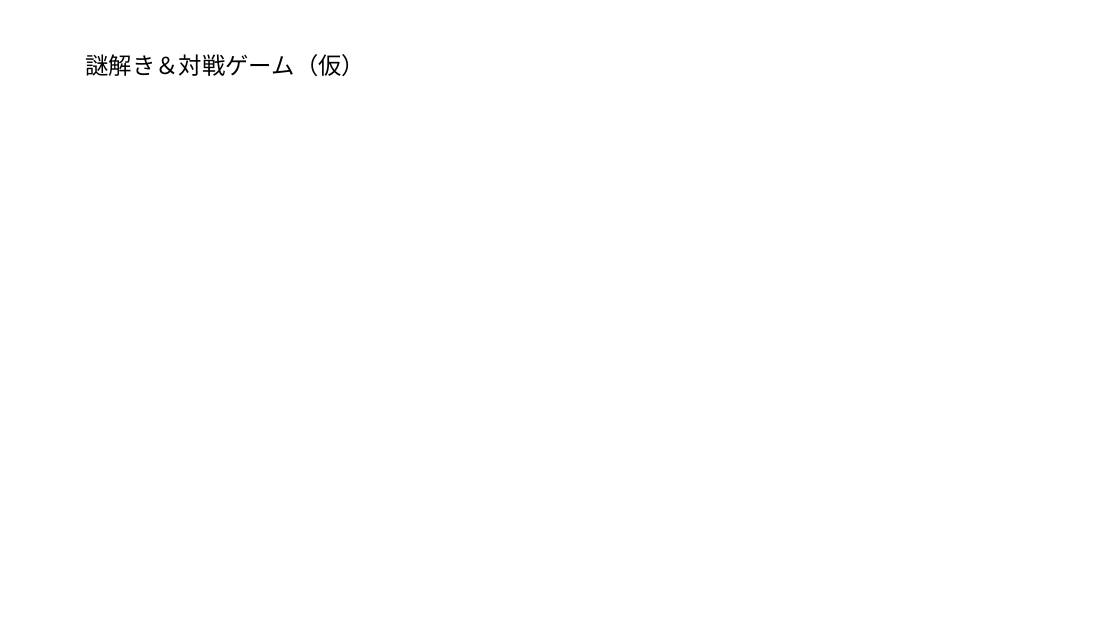
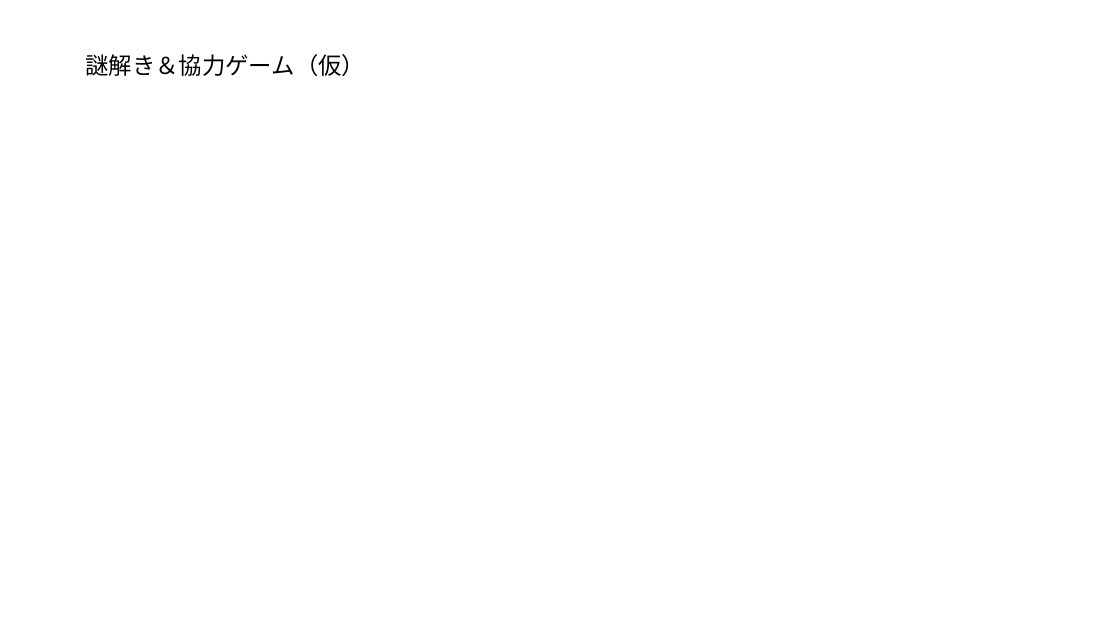
Before and after one commit to yuzasan/-, a slide deck: slide 1 of □□□ゲーム(仮).pptx. Drawn at 1120x630 pixels with LibreOffice and Linux fonts; fonts in the diff are those of the drawing. Boxes give left, top, right and bottom in pixels: in the first picture for what was removed or moved away, otherwise in the second. Text is boxed around its words. In the diff, an @@ line names an element or a change of style, - is before the commit and + after.

```diff
--- a/□□□ゲーム(仮).pptx
+++ b/□□□ゲーム(仮).pptx
@@ title at (x1=85, y1=54, x2=365, y2=76): text changed @@
-謎解き＆対戦ゲーム（仮）
+謎解き＆協力ゲーム（仮）
```
Also in this commit, not shown: 3 slides added.
